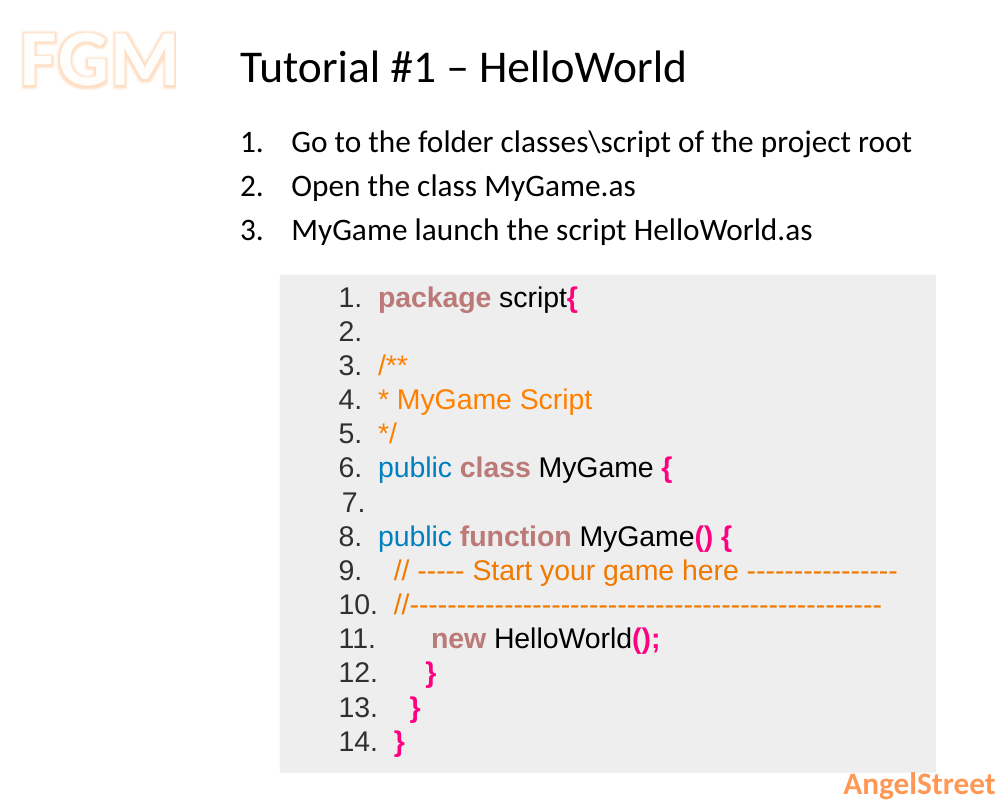
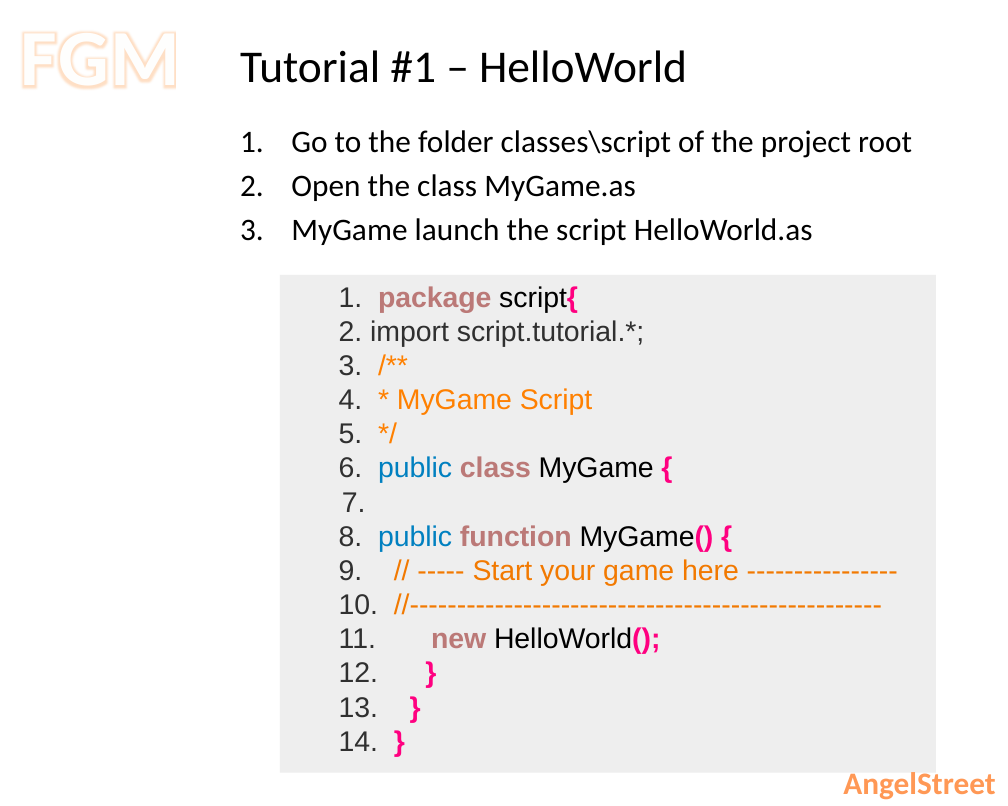
Before and after one commit to BruceJawn/flashgamemaker, a slide deck: slide 2 of flashgamemaker/tutorial/Tutorial#1-HelloWorld.pptx. Drawn at 1008x806 pixels with LibreOffice and Linux fonts; fonts in the diff are those of the drawing; background and template pictures are left out. Boxes give left, top, right and bottom in pixels: in the first picture for what was removed or moved away, otherwise in the second. Text is boxed around its words. In the diff, an @@ line names an element or a change of style, - is before the commit and + after.

```diff
--- a/flashgamemaker/tutorial/Tutorial#1-HelloWorld.pptx
+++ b/flashgamemaker/tutorial/Tutorial#1-HelloWorld.pptx
@@ text in rectangle at (339, 320, 644, 346): text changed @@
-  2.
+  2. import script.tutorial.*;
```
Also in this commit, not shown: 3 other files.
